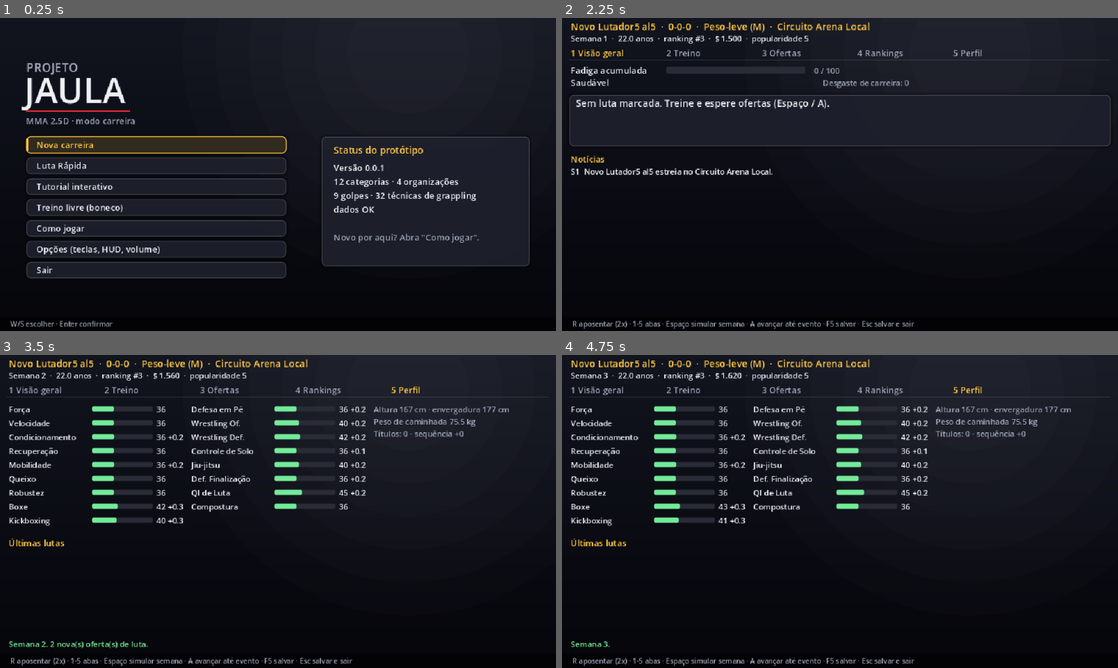
Above: before the commit, frames 1-4 (two rows, left to right).
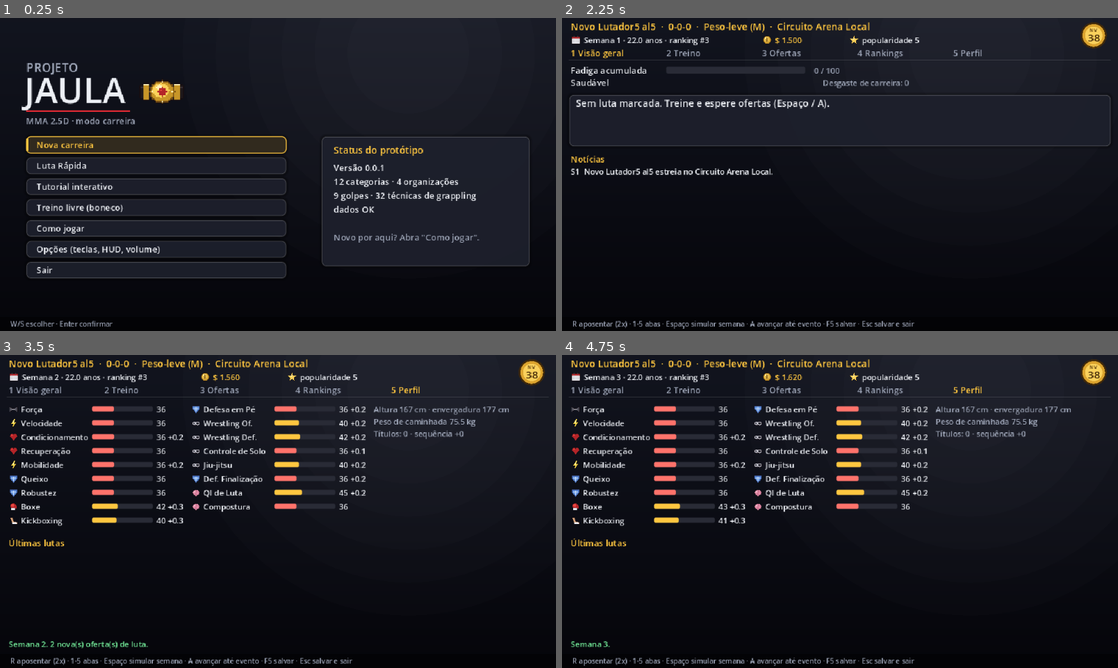
Above: after the commit, the same moments.

Repository: Haikoo1/cage-of-warriors-mma
Game: Godot game, scene res://scenes/main.tscn
The game is run twice, just before and just after one commit, with the same random seed, the same clock (stepped at 60 frames per second) and the same inputs.
Inputs (mouse positions are in pixels of both pictures, inside the frame that each line leads up to):
- Up to frame 1 (0.25 s): no input
- Up to frame 2 (2.25 s): tap Enter at 0.5, 2 s; move the mouse to (962, 158) at 0.52 s; hold Right 0.53-1.28 s; tap 5 at 0.6, 1.55 s; click (962, 158) at 0.67 s; tap Space (technique) at 1.25 s; move the mouse to (728, 190) at 1.27 s; hold A (move_back) 1.28-2.03 s; tap L (grapple) at 1.35 s; move the mouse to (895, 105) at 2.02 s; hold Right from 2.03 s (still down); hold Shift (guard) from 2.03 s (still down)
- Up to frame 3 (3.5 s): tap 5 at 2.3, 3.05 s; tap Space (technique) at 2.75 s; move the mouse to (250, 574) at 2.77 s; release Right at 2.78 s; release Shift (guard) at 2.78 s; hold D (move_forward) from 2.78 s (still down); tap U (lead_hand) at 2.85 s; click (250, 574) at 2.92 s
- Up to frame 4 (4.75 s): tap Enter at 3.5 s; move the mouse to (1006, 558) at 3.52 s; release D (move_forward) at 3.53 s; hold Left from 3.53 s (still down); tap J (lead_leg) at 3.6 s; tap 5 at 3.8, 4.55 s; tap Space (technique) at 4.25 s; move the mouse to (673, 464) at 4.27 s; tap Q (mod_body) at 4.35 s

The runs differ from the first frame. In frame 1, 0.4% of the frame differs, in the area x 25-33%, y 19-28%; in frame 2, 1.0%; in frame 3, 4.6%; in frame 4, 4.6%, in the area x 1-98%, y 1-55%.

Commit message:
HUD e telas estilo RPG: ícones em pixel art, cinturões, selo de nível, ficha de atributos
- tools/gen_icons.js gera 17 ícones 32x32 por código (cinturão, luva, coração, raio, escudo, cérebro, moeda...)
- Painel: calendário, dinheiro, popularidade, cinturões conquistados e selo de nível
- Perfil: ficha de atributos com ícone e cor por faixa; rankings com cinturão no campeão
- Luta: cinturão grande em disputa de título, máscara e coração nos painéis
- Resultado: tela NOVO CAMPEÃO; legado com troféu e cinturões; logo do menu com cinturão
- Lotes M4 ajustados: 68% de vitórias, 6/10 carreiras chegam à elite, US$ 494 mil no fim

Diff:
--- a/src/app/combat_controller.gd
+++ b/src/app/combat_controller.gd
@@ -75,6 +75,7 @@
 	view.sim = sim
 	hud.sim = sim
 	hud.tutorial = tutorial
+	hud.title_fight = setup_data.is_title
 	if tutorial != null and not tutorial.is_done():
 		dummy.mode = tutorial.current()["dummy"]
 	_end_timer = 0
@@ -95,7 +96,7 @@
 			var result: FightResult = sim.build_result(&"QUICK")
 			if career_mode and GameSession.career != null:
 				GameSession.career.finish_player_fight(result, weigh_in)
-			SceneRouter.go_to(&"fight_result", {"result": result, "names": hud.names, "career": career_mode})
+			SceneRouter.go_to(&"fight_result", {"result": result, "names": hud.names, "career": career_mode, "title": sim.total_rounds == sim.rules.rounds_title and quick.setup.is_title})
 		return
 	if sim.phase == CombatSim.Phase.ROUND_BREAK:
 		_break_timer += 1
--- a/src/presentation/combat_view/combat_hud.gd
+++ b/src/presentation/combat_view/combat_hud.gd
@@ -29,7 +29,8 @@
 var paused: bool = false
 var career_lock: bool = false  # luta de carreira não pode ser abandonada
 var max_tips: int = 2
-var tutorial: TutorialRunner  # carreira: depende da estrutura da academia (CAREER §4.5)
+var tutorial: TutorialRunner
+var title_fight: bool = false  # carreira: depende da estrutura da academia (CAREER §4.5)
 var player_focus: CombatSim.Focus = CombatSim.Focus.NORMAL
 var feedback: Array[String] = ["", ""]
 var _feedback_timer: Array[int] = [0, 0]
@@ -88,7 +89,9 @@
 	var f: FighterCombatState = sim.fighters[i]
 	var x0: float = 8.0 if i == 0 else 390.0
 	UiDraw.panel(self, Rect2(x0, 6, 242, 62))
-	_text(Vector2(x0 + 8, 19), names[i], GreyboxView.COLORS[i].lightened(0.25))
+	UiDraw.icon(self, "mask", Vector2(x0 + 6, 9), 12, GreyboxView.COLORS[i].lightened(0.5))
+	_text(Vector2(x0 + 22, 19), names[i], GreyboxView.COLORS[i].lightened(0.25))
+	UiDraw.icon(self, "heart", Vector2(x0 + 236 - 10, 9), 10)
 	UiDraw.bar(self, Rect2(x0 + 8, 23, 226, 7), f.reserve / 100.0, Color(0.3, 0.32, 0.38))
 	var st: Color = UiDraw.C_GOOD if f.stamina > 50 else (UiDraw.C_SEL if f.stamina >= 25 else UiDraw.C_BAD)
 	UiDraw.bar(self, Rect2(x0 + 8, 23, 226, 7), f.stamina / 100.0, st)
@@ -137,6 +140,9 @@
 	if training:
 		return
 	var left: int = maxi(0, sim.round_seconds - sim.round_seconds_elapsed())
+	if title_fight:
+		UiDraw.icon(self, "belt", Vector2(296, 32), 48)
+		draw_string(ThemeDB.fallback_font, Vector2(270, 88), "DISPUTA DE CINTURÃO", HORIZONTAL_ALIGNMENT_CENTER, 100, 8, UiDraw.C_SEL)
 	UiDraw.panel(self, Rect2(276, 6, 88, 26))
 	draw_string(ThemeDB.fallback_font, Vector2(276, 24), "R%d/%d  %d:%02d" % [sim.round, sim.total_rounds, left / 60, left % 60], HORIZONTAL_ALIGNMENT_CENTER, 88, 12, UiDraw.C_TEXT)
 
--- a/src/presentation/ui/boot_screen.gd
+++ b/src/presentation/ui/boot_screen.gd
@@ -51,6 +51,7 @@
 	UiDraw.text(self, Vector2(30, 62), "PROJETO", UiDraw.C_DIM, 14)
 	UiDraw.text(self, Vector2(28, 98), "JAULA", UiDraw.C_TEXT, 40)
 	draw_rect(Rect2(30, 106, 120, 2), UiDraw.C_ACCENT)
+	UiDraw.icon(self, "belt", Vector2(160, 58), 52)
 	UiDraw.text(self, Vector2(30, 122), "MMA 2.5D · modo carreira", UiDraw.C_DIM, UiDraw.TEXT)
 	for i: int in options.size():
 		UiDraw.menu_item(self, Rect2(30, 136 + i * 24, 300, 20), options[i], i == row, 10)
--- a/src/presentation/ui/career_dashboard.gd
+++ b/src/presentation/ui/career_dashboard.gd
@@ -3,6 +3,13 @@
 ## Só lê o estado e chama o CareerController (nunca altera CareerState direto).
 
 const TABS: Array[String] = ["1 Visão geral", "2 Treino", "3 Ofertas", "4 Rankings", "5 Perfil"]
+## Ícone de cada atributo (ficha estilo RPG).
+const ATTR_ICONS: Dictionary = {
+	&"forca": "dumbbell", &"velocidade": "bolt", &"condicionamento": "heart", &"recuperacao": "heart", &"mobilidade": "bolt",
+	&"queixo": "shield", &"robustez": "shield", &"boxe": "glove", &"kickboxing": "kick", &"defesa_em_pe": "shield",
+	&"wrestling_ofensivo": "link", &"wrestling_defensivo": "link", &"controle_solo": "link", &"jiu_jitsu": "link",
+	&"defesa_finalizacao": "shield", &"qi_luta": "brain", &"compostura": "brain",
+}
 const ATTR_NAMES: Dictionary = {
 	&"forca": "Força", &"velocidade": "Velocidade", &"condicionamento": "Condicionamento", &"recuperacao": "Recuperação",
 	&"mobilidade": "Mobilidade", &"queixo": "Queixo", &"robustez": "Robustez", &"boxe": "Boxe", &"kickboxing": "Kickboxing",
@@ -61,8 +68,12 @@
 	var rank_text: String = "campeão" if rank == 0 else ("#%d" % rank if rank > 0 else "-")
 	UiDraw.text(self, Vector2(10, 14), "%s  ·  %s  ·  %s %s  ·  %s" % [p.display_name, p.record_text(), wc.display_key,
 		"(M)" if wc.division == WeightClassDef.Division.MALE else "(F)", org.display_name if org else "-"], UiDraw.C_SEL, 11)
-	UiDraw.text(self, Vector2(10, 27), "Semana %d  ·  %.1f anos  ·  ranking %s  ·  %s  ·  popularidade %.0f" % [
-		s.week_index + 1, p.age_years(s.week_index), rank_text, UiDraw.money(s.money), p.popularity], UiDraw.C_TEXT, UiDraw.SMALL)
+	UiDraw.icon_text(self, "calendar", Vector2(10, 29), "Semana %d · %.1f anos · ranking %s" % [s.week_index + 1, p.age_years(s.week_index), rank_text], UiDraw.C_TEXT, UiDraw.SMALL)
+	UiDraw.icon_text(self, "coin", Vector2(230, 29), UiDraw.money(s.money), UiDraw.C_SEL, UiDraw.SMALL)
+	UiDraw.icon_text(self, "star", Vector2(330, 29), "popularidade %.0f" % p.popularity, UiDraw.C_TEXT, UiDraw.SMALL)
+	UiDraw.level_badge(self, Vector2(612, 20), roundi(p.overall()), 13.0)
+	if p.titles > 0:
+		UiDraw.belts(self, Vector2(470, 18), p.titles, 14.0, 6)
 	for i: int in TABS.size():
 		UiDraw.text(self, Vector2(10 + i * 110, 44), TABS[i], UiDraw.C_SEL if i == tab else UiDraw.C_DIM, UiDraw.TEXT)
 	draw_line(Vector2(8, 48), Vector2(632, 48), Color(1, 1, 1, 0.15))
@@ -99,7 +110,9 @@
 	UiDraw.bar(self, Rect2(120, y - 8, 160, 8), p.fatigue / 100.0, UiDraw.C_GOOD if p.fatigue < 40 else (UiDraw.C_SEL if p.fatigue < 70 else UiDraw.C_BAD))
 	UiDraw.text(self, Vector2(290, y), "%.0f / 100" % p.fatigue, UiDraw.C_DIM, UiDraw.SMALL)
 	y += 14
-	var health: String = "Saudável" if p.injury.is_empty() else "LESIONADO: %s (%d sem.)" % [p.injury["name"], p.injury["weeks"]]
+	if not p.injury.is_empty():
+		UiDraw.icon(self, "injury", Vector2(10, y - 10), 12)
+	var health: String = "Saudável" if p.injury.is_empty() else "      LESIONADO: %s (%d sem.)" % [p.injury["name"], p.injury["weeks"]]
 	if p.unavailable_until > s.week_index and p.injury.is_empty():
 		health = "Suspensão médica até a semana %d" % (p.unavailable_until + 1)
 	UiDraw.text(self, Vector2(10, y), health, UiDraw.C_TEXT if p.injury.is_empty() else UiDraw.C_BAD)
@@ -213,7 +226,9 @@
 	for k: int in mini(16, roster.size()):
 		var f: FighterState = roster[k]
 		var col: Color = UiDraw.C_GOOD if f.id == s.player_fighter_id else (UiDraw.C_BAD if s.rivals.has(String(f.id)) else UiDraw.C_TEXT)
-		UiDraw.text(self, Vector2(10, 84 + k * 14), "%s  %s%s" % ["C " if k == 0 else "%2d" % k, f.display_name, "  (rival)" if s.rivals.has(String(f.id)) else ""], col, UiDraw.TEXT)
+		if k == 0:
+			UiDraw.icon(self, "belt", Vector2(8, 74 + k * 14), 13)
+		UiDraw.text(self, Vector2(24, 84 + k * 14), "%s  %s%s" % ["" if k == 0 else "%2d" % k, f.display_name, "  (rival)" if s.rivals.has(String(f.id)) else ""], col, UiDraw.TEXT)
 		UiDraw.text(self, Vector2(220, 84 + k * 14), "%s   rating %.0f   %s   %d anos%s" % [f.record_text(), f.rating,
 			cc.defs.archetype(f.archetype_id).display_key, int(f.age_years(s.week_index)), "  (lesionado)" if not f.injury.is_empty() else ""], col, UiDraw.SMALL)
 
@@ -226,14 +241,17 @@
 		var y: float = 66 + (k % 9) * 16
 		var v: float = float(p.attributes[attr])
 		var delta: float = v - float(_before_attrs.get(attr, v))
-		UiDraw.text(self, Vector2(x, y), ATTR_NAMES[attr], UiDraw.C_TEXT, UiDraw.SMALL)
-		UiDraw.bar(self, Rect2(x + 96, y - 7, 70, 6), v / 100.0, UiDraw.C_GOOD)
+		UiDraw.icon(self, ATTR_ICONS.get(attr, "target"), Vector2(x, y - 9), 11)
+		UiDraw.text(self, Vector2(x + 14, y), ATTR_NAMES[attr], UiDraw.C_TEXT, UiDraw.SMALL)
+		var tier_col: Color = UiDraw.C_BAD if v < 40 else (UiDraw.C_SEL if v < 65 else (UiDraw.C_GOOD if v < 80 else Color(0.55, 0.75, 1.0)))
+		UiDraw.bar(self, Rect2(x + 96, y - 7, 70, 6), v / 100.0, tier_col)
 		UiDraw.text(self, Vector2(x + 170, y), "%d%s" % [roundi(v), (" %+.1f" % delta) if absf(delta) >= 0.1 else ""], UiDraw.C_TEXT, UiDraw.SMALL)
 		k += 1
 	var ph: Physique = p.physique
 	UiDraw.text(self, Vector2(430, 66), "Altura %d cm · envergadura %d cm" % [ph.height_cm, ph.reach_cm], UiDraw.C_DIM, UiDraw.SMALL)
 	UiDraw.text(self, Vector2(430, 80), "Peso de caminhada %.1f kg" % ph.walk_weight_kg, UiDraw.C_DIM, UiDraw.SMALL)
 	UiDraw.text(self, Vector2(430, 94), "Títulos: %d · sequência %+d" % [p.titles, p.streak], UiDraw.C_DIM, UiDraw.SMALL)
+	UiDraw.belts(self, Vector2(430, 186), p.titles, 18.0, 6)
 	var ry: float = 112
 	for rid: String in cc.state.rivals:
 		var rf: FighterState = cc.state.get_fighter(StringName(rid))
@@ -252,10 +270,12 @@
 
 func _draw_legacy() -> void:
 	var l: Dictionary = cc.state.legacy
-	UiDraw.text(self, Vector2(10, 80), "CARREIRA ENCERRADA", UiDraw.C_SEL, UiDraw.TITLE)
+	UiDraw.icon(self, "trophy", Vector2(10, 58), 28)
+	UiDraw.text(self, Vector2(46, 80), "CARREIRA ENCERRADA", UiDraw.C_SEL, UiDraw.TITLE)
+	UiDraw.belts(self, Vector2(10, 160), int(l["titles"]), 24.0, 8)
 	UiDraw.text(self, Vector2(10, 110), "Cartel final %s · %d título(s) · %d finalizações · aposentou aos %.1f anos" % [l["record"], int(l["titles"]), int(l["finishes"]), float(l["age"])], UiDraw.C_TEXT, 11)
 	UiDraw.text(self, Vector2(10, 130), "Pontuação de legado: %d" % int(l["score"]), UiDraw.C_TEXT, 11)
-	UiDraw.text(self, Vector2(10, 150), "HALL DA FAMA!" if l["hall_of_fame"] else "Não entrou no Hall da Fama (120 pontos).", UiDraw.C_GOOD if l["hall_of_fame"] else UiDraw.C_DIM, 11)
+	UiDraw.text(self, Vector2(10, 204), "HALL DA FAMA!" if bool(l["hall_of_fame"]) else "Não entrou no Hall da Fama (120 pontos).", UiDraw.C_GOOD if l["hall_of_fame"] else UiDraw.C_DIM, 11)
 
 
 # ------------------------------------------------------------------ entrada
--- a/src/presentation/ui/fight_result.gd
+++ b/src/presentation/ui/fight_result.gd
@@ -11,18 +11,23 @@
 var result: FightResult
 var names: Array = ["A", "B"]
 var career: bool = false
+var title: bool = false
 
 
 func setup(params: Dictionary) -> void:
 	result = params.get("result")
 	names = params.get("names", names)
 	career = bool(params.get("career", false))
+	title = bool(params.get("title", false))
 
 
 func _draw() -> void:
 	if result == null:
 		return
 	UiDraw.background(self, "RESULTADO DA LUTA")
+	if title and result.winner != FightResult.FighterSlot.NONE:
+		UiDraw.icon(self, "belt", Vector2(470, 44), 120)
+		draw_string(ThemeDB.fallback_font, Vector2(430, 176), "NOVO CAMPEÃO!" if result.winner == FightResult.FighterSlot.A else "O CINTURÃO FICA", HORIZONTAL_ALIGNMENT_CENTER, 200, 14, UiDraw.C_SEL)
 	var font: Font = ThemeDB.fallback_font
 	var winner: String = "Empate" if result.winner == FightResult.FighterSlot.NONE else ("Vencedor: %s" % names[int(result.winner)])
 	draw_string(font, Vector2(30, 66), winner, HORIZONTAL_ALIGNMENT_LEFT, -1, 18, UiDraw.C_SEL)
--- a/src/presentation/ui/ui_draw.gd
+++ b/src/presentation/ui/ui_draw.gd
@@ -74,6 +74,45 @@
 	text(ci, Vector2(12, 355), s, C_DIM, 8, 616)
 
 
+## Ícone em pixel art (assets/ui/icons, gerados por tools/gen_icons.js). Filtro nearest: nítido em HD.
+static func icon(ci: CanvasItem, name: String, pos: Vector2, size: float = 12.0, tint: Color = Color.WHITE) -> void:
+	var tex: Texture2D = _icon_tex(name)
+	if tex != null:
+		ci.draw_texture_rect(tex, Rect2(pos, Vector2(size, size)), false, tint)
+
+
+## Ícone + texto alinhados (estilo RPG).
+static func icon_text(ci: CanvasItem, name: String, pos: Vector2, s: String, color: Color = C_TEXT, size: int = TEXT) -> void:
+	icon(ci, name, pos + Vector2(0, -size - 1), size + 3)
+	text(ci, pos + Vector2(size + 6, 0), s, color, size)
+
+
+## Selo de nível (overall) em círculo dourado.
+static func level_badge(ci: CanvasItem, center: Vector2, level: int, radius: float = 14.0) -> void:
+	ci.draw_circle(center, radius + 2, Color(0.25, 0.16, 0.04))
+	ci.draw_circle(center, radius, Color(0.86, 0.64, 0.18))
+	ci.draw_circle(center, radius - 3, Color(0.98, 0.82, 0.36))
+	ci.draw_string(ThemeDB.fallback_font, center + Vector2(-radius, -radius * 0.32), "NV", HORIZONTAL_ALIGNMENT_CENTER, radius * 2, 6, Color(0.3, 0.18, 0.02))
+	ci.draw_string(ThemeDB.fallback_font, center + Vector2(-radius, radius * 0.55), str(level), HORIZONTAL_ALIGNMENT_CENTER, radius * 2, 12, Color(0.2, 0.1, 0.0))
+
+
+## Fileira de cinturões conquistados.
+static func belts(ci: CanvasItem, pos: Vector2, count: int, size: float = 14.0, max_shown: int = 6) -> void:
+	for k: int in mini(count, max_shown):
+		icon(ci, "belt", pos + Vector2(k * (size + 2), 0), size)
+	if count > max_shown:
+		text(ci, pos + Vector2(max_shown * (size + 2) + 2, size * 0.8), "+%d" % (count - max_shown), C_SEL, SMALL)
+
+
+static var _icons: Dictionary = {}
+
+
+static func _icon_tex(name: String) -> Texture2D:
+	if not _icons.has(name):
+		_icons[name] = load("res://assets/ui/icons/%s.png" % name) as Texture2D
+	return _icons[name]
+
+
 static func money(v: float) -> String:
 	var sign: String = "-" if v < 0 else ""
 	var digits: String = String.num_int64(absi(roundi(v)))
--- a/tests/runner/screenshots.gd
+++ b/tests/runner/screenshots.gd
@@ -17,17 +17,25 @@
 	var cc: CareerController = CareerController.create(defs, setup, 6)
 	for w: int in 6:
 		cc.simulate_week()
+	cc.state.player().titles = 3
 	root.get_node("GameSession").set("career", cc)
-	var cfg: QuickFight.Config = QuickFight.build(defs, 0, 1, 1, false, 0, true, 7)
-	var shots: Array = [["boot", {}], ["quick_fight", {}], ["career_create", {}], ["career_dashboard", {}],
+	var cfg: QuickFight.Config = QuickFight.build(defs, 0, 1, 1, true, 0, true, 7)
+	var shots: Array = [["boot", {}], ["quick_fight", {}], ["career_create", {}], ["career_dashboard", {}], ["career_dashboard", {"tab": "5"}],
 		["settings", {}], ["how_to_play", {}], ["combat_test", {"quick_fight": cfg}]]
 	for s: Array in shots:
 		router.call("go_to", StringName(s[0]), s[1])
 		var frames: int = 200 if s[0] == "combat_test" else 6
 		for i: int in frames:
 			await process_frame
+		if s[0] == "career_dashboard" and String(s[1].get("tab", "")) == "5":
+			var ev: InputEventKey = InputEventKey.new()
+			ev.physical_keycode = KEY_5
+			ev.pressed = true
+			holder.get_child(holder.get_child_count() - 1).call("_unhandled_input", ev)
+			for i: int in 3:
+				await process_frame
 		var img: Image = root.get_viewport().get_texture().get_image()
-		img.save_png(out.path_join("%s.png" % s[0]))
+		img.save_png(out.path_join("%s%s.png" % [s[0], String(s[1].get("tab", ""))]))
 		print("SHOT ", s[0], " ", img.get_size())
 	CareerController.delete_slot(6)
 	quit(0)
Binary file added: assets/ui/icons/belt.png
Not shown, added: assets/ui/icons/belt.png.import
Binary file added: assets/ui/icons/bolt.png
Not shown, added: assets/ui/icons/bolt.png.import
Binary file added: assets/ui/icons/brain.png
Not shown, added: assets/ui/icons/brain.png.import
Binary file added: assets/ui/icons/calendar.png
Not shown, added: assets/ui/icons/calendar.png.import
Binary file added: assets/ui/icons/coin.png
Not shown, added: assets/ui/icons/coin.png.import
Binary file added: assets/ui/icons/dumbbell.png
Not shown, added: assets/ui/icons/dumbbell.png.import
(and 29 more such lines)
